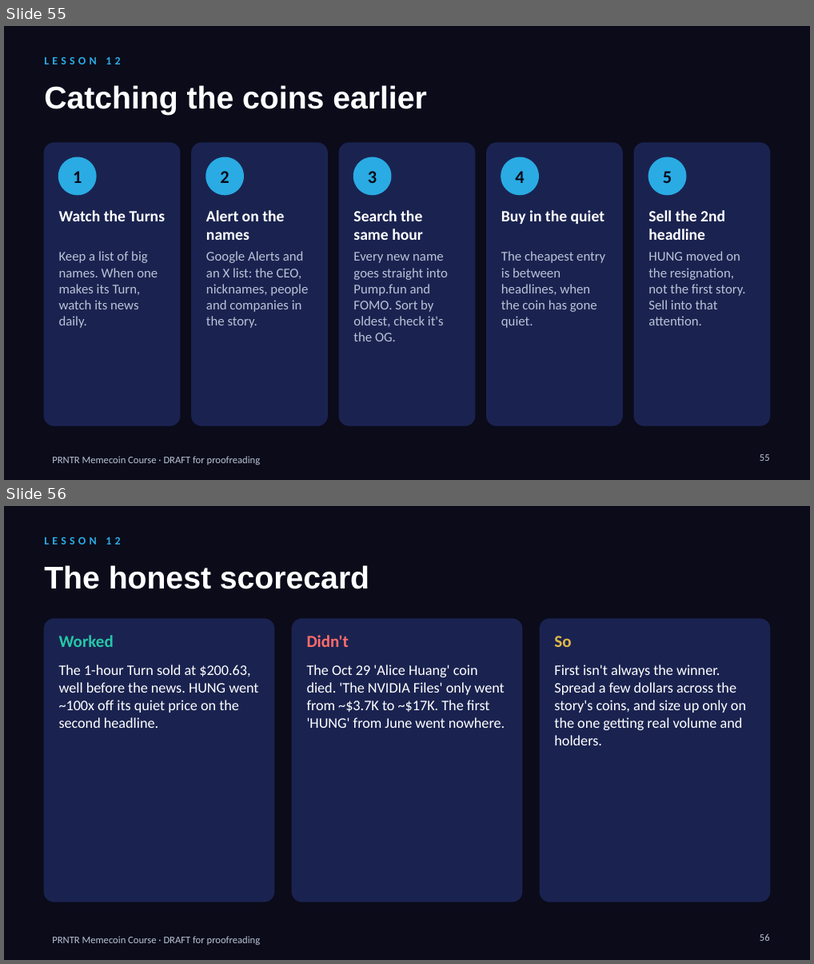
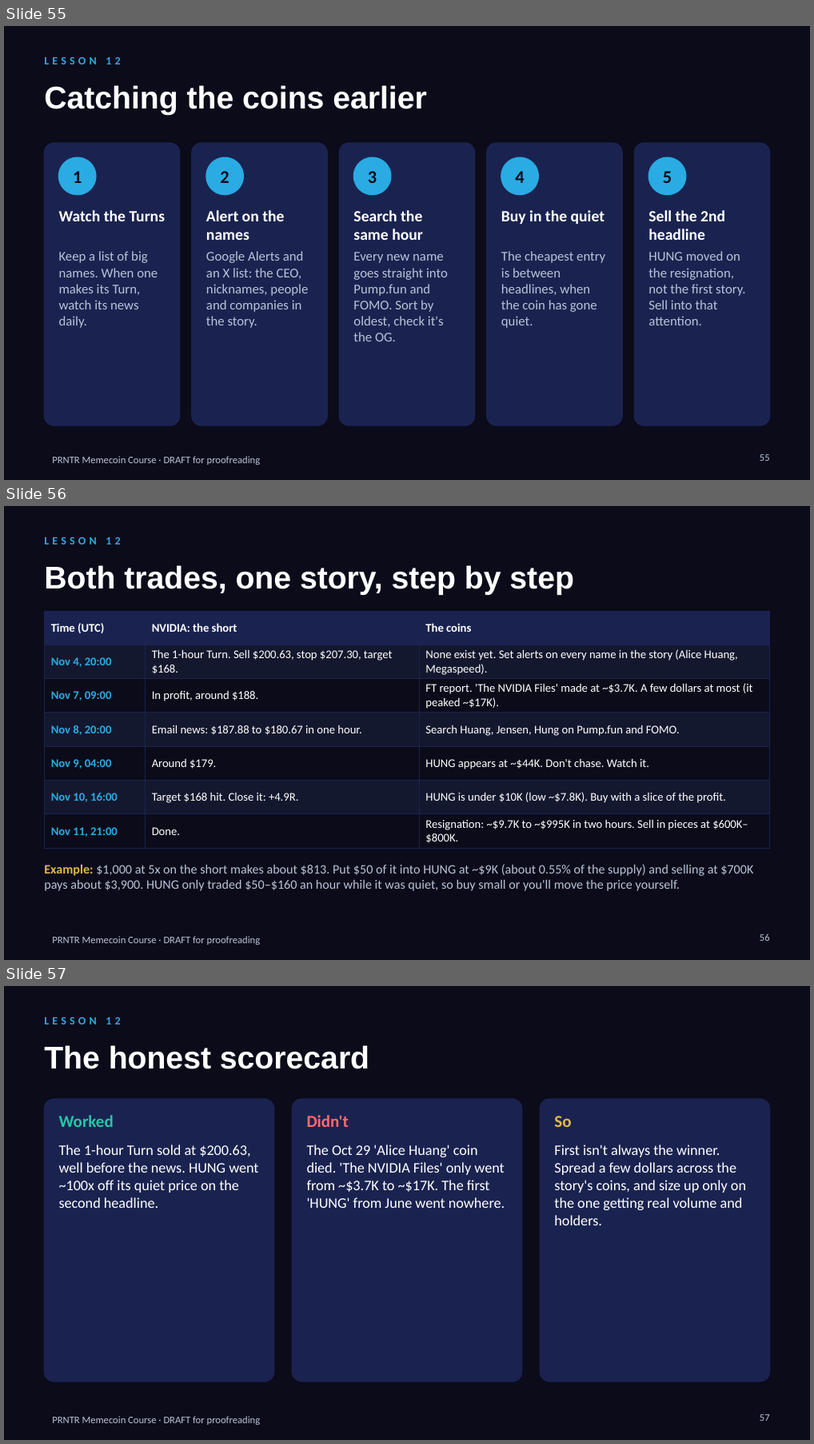
Before and after one commit to dropshippingpharmacist/SDFSDFSFDS, a slide deck: business_course/memecoin_course/PRNTR_Memecoin_Course_DRAFT.pptx. Shown one above the other, each under a label of ours: slides 55 and 56 before the commit, slides 55, 56 and 57 after it. The pictures are 814x964 and 814x1444 pixels, drawn with LibreOffice and Linux fonts; fonts in the diff are those of the drawing. Boxes give left, top, right and bottom in pixels: in the first picture for what was removed or moved away, otherwise in the second. Text is boxed around its words. In the diff, an @@ line names an element or a change of style, - is before the commit and + after.

```diff
--- a/business_course/memecoin_course/PRNTR_Memecoin_Course_DRAFT.pptx
+++ b/business_course/memecoin_course/PRNTR_Memecoin_Course_DRAFT.pptx
@@ slide 56 added at box(4, 506, 810, 960), background #0B0B1A; not listed: 1 template element that a slide beside it also shows @@
@@ text added at box(44, 537, 120, 544), 10 pt, text #2AABE3, bold @@
+LESSON 12
@@ text added at box(44, 565, 574, 595), 28 pt, text #FFFFFF, bold @@
+Both trades, one story, step by step
@@ table added at box(44, 611, 770, 846), 7 rows, 3 columns @@
+Time (UTC) | NVIDIA: the short | The coins
+Nov 4, 20:00 | The 1-hour Turn. Sell $200.63, stop $207.30, target $168. | None exist yet. Set alerts on every name in the story (Alice Huang, Megaspeed).
+Nov 7, 09:00 | In profit, around $188. | FT report. 'The NVIDIA Files' made at ~$3.7K. A few dollars at most (it peaked ~$17K).
+Nov 8, 20:00 | Email news: $187.88 to $180.67 in one hour. | Search Huang, Jensen, Hung on Pump.fun and FOMO.
+Nov 9, 04:00 | Around $179. | HUNG appears at ~$44K. Don't chase. Watch it.
+Nov 10, 16:00 | Target $168 hit. Close it: +4.9R. | HUNG is under $10K (low ~$7.8K). Buy with a slice of the profit.
+Nov 11, 21:00 | Done. | Resignation: ~$9.7K to ~$995K in two hours. Sell in pieces at $600K–$800K.
@@ text added at box(44, 864, 754, 891), 11.5 pt, text #B9C3D6 @@
+Example: $1,000 at 5x on the short makes about $813. Put $50 of it into HUNG at ~$9K (about 0.55% of the supply) and selling at $700K pays about $3,900. HUNG only traded $50–$160 an hour while it was quiet, so buy small or you'll move the price yourself.
@@ page number added at box(760, 933, 770, 940), 9 pt, text #B9C3D6 @@
+56
@@ what was slide 56 is now slide 57 @@
@@ page number at box(760, 1414, 770, 1420): text changed @@
-56
+57
```
Also in this commit, not shown: 5 other files.
